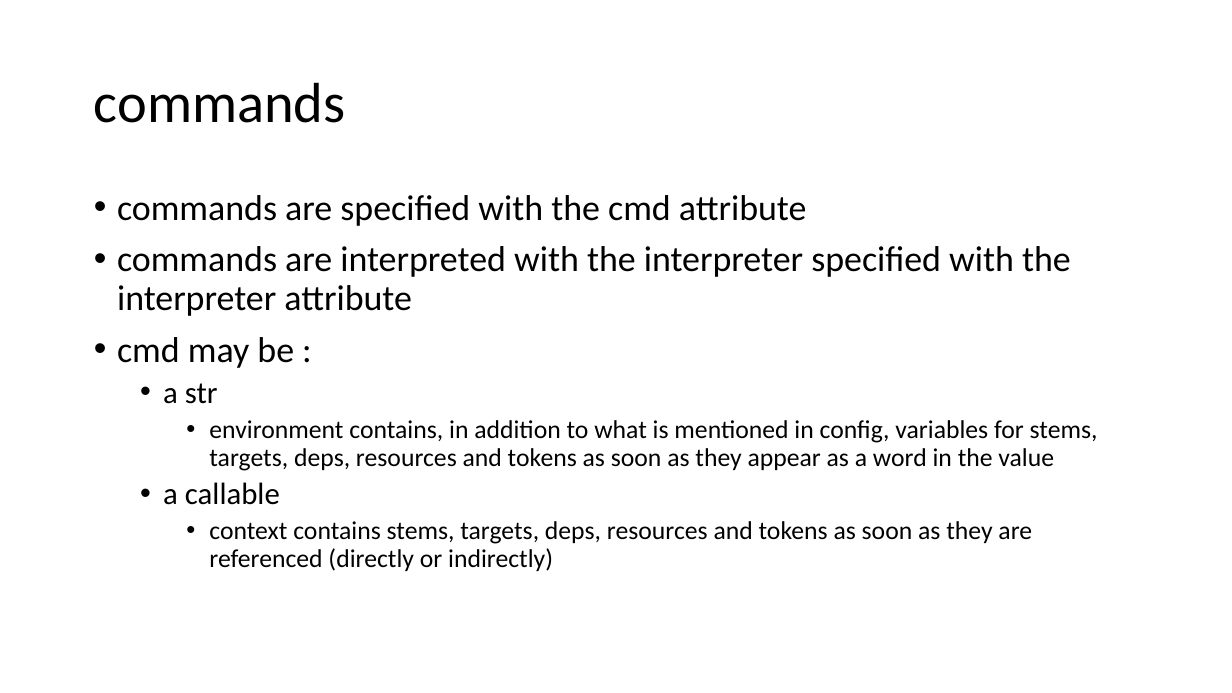
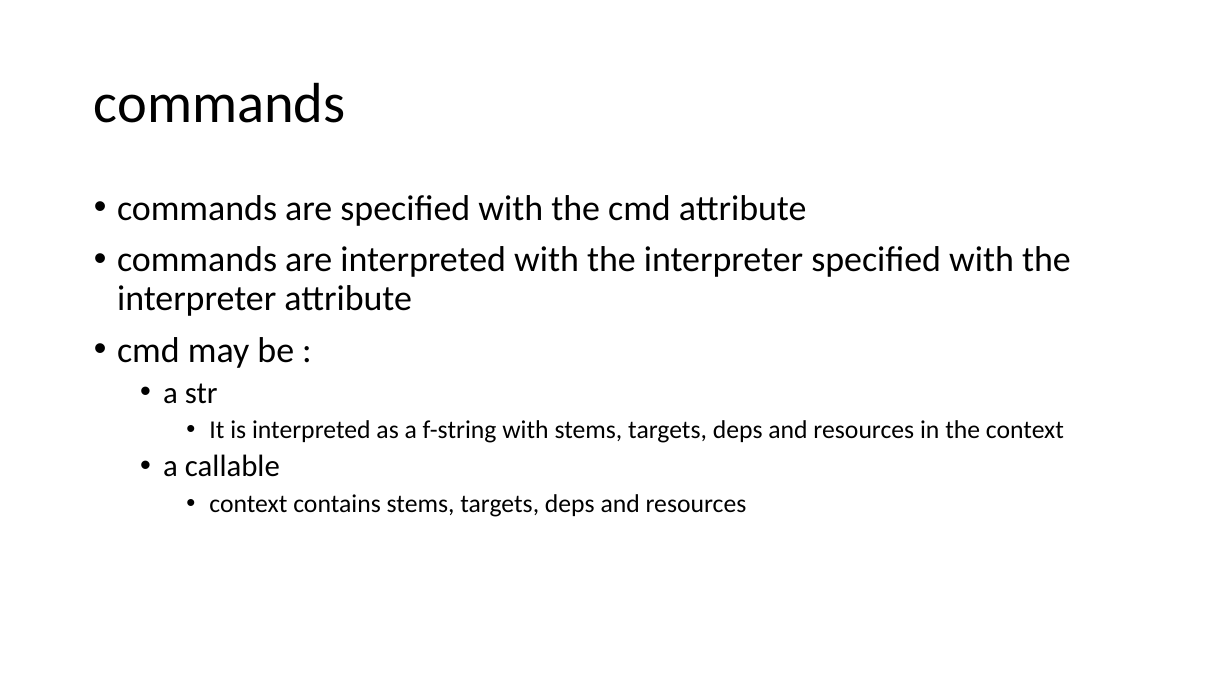
Before and after one commit to cesar-douady/open-lmake, a slide deck: slide 23 of doc/lmake_doc.pptx. Drawn at 1232x693 pixels with LibreOffice and Linux fonts; fonts in the diff are those of the drawing. Boxes give left, top, right and bottom in pixels: in the first picture for what was removed or moved away, otherwise in the second. Text is boxed around its words. In the diff, an @@ line names an element or a change of style, - is before the commit and + after.

```diff
--- a/doc/lmake_doc.pptx
+++ b/doc/lmake_doc.pptx
@@ text at (x1=209, y1=420, x2=1064, y2=443): text changed @@
-    • environment contains, in addition to what is mentioned in config, variables for stems, targets, deps, resources and tokens as soon as they appear as a word in the value
+    • It is interpreted as a f-string with stems, targets, deps and resources in the context
@@ text at (x1=209, y1=494, x2=747, y2=517): text changed @@
-    • context contains stems, targets, deps, resources and tokens as soon as they are referenced (directly or indirectly)
+    • context contains stems, targets, deps and resources
```
Also in this commit, not shown: 16 other slides changed, 5 slides removed, 5 other files.
